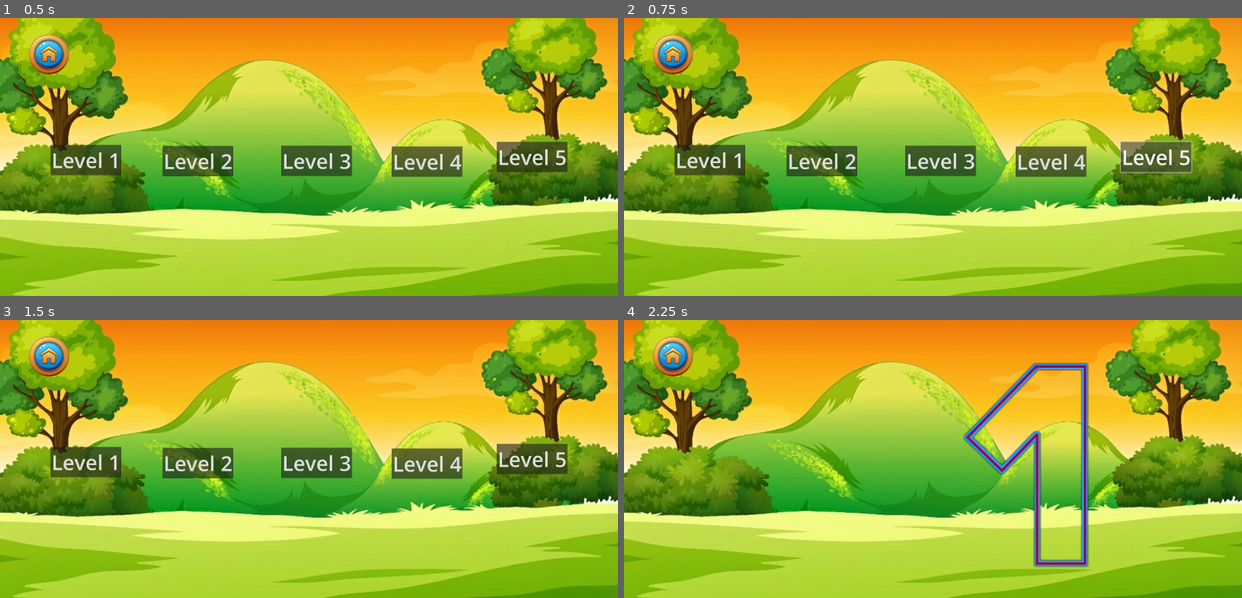
Above: before the commit, frames 1-4 (two rows, left to right).
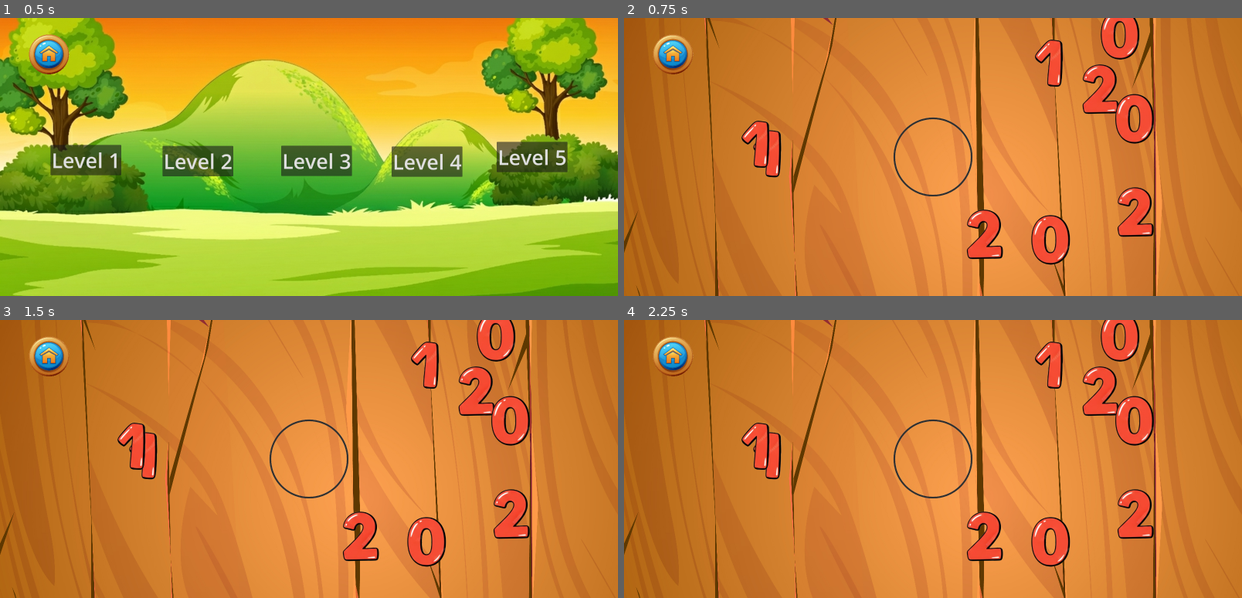
Above: after the commit, the same moments.

Repository: PramodCody/Kids_Classium
Game: Godot game, scene res://01_Main_Screen/02_Levels_Collection/scenes/levels_collection.tscn
Two runs of this game, one before a commit and one after it. Both use one fixed random seed, a clock stepped at 60 frames per second and the inputs below. This scene is started directly instead of the project's main scene. Sound files missing from this copy of the repository are replaced by a short silence.
Inputs (mouse positions are in pixels of both pictures, inside the frame that each line leads up to):
- Up to frame 1 (0.5 s): no input
- Up to frame 2 (0.75 s): click "Level 5" at 0.5 s
- Up to frame 3 (1.5 s): click (49, 356) at 1.25 s
- Up to frame 4 (2.25 s): click (710, 461) at 2 s, where only the run before the commit has a clickable "Level 1"

Frame 1 is identical in both runs. In frame 2, 99% of the frame differs, in the area x 0-100%, y 0-100%; in frame 3, 99%; in frame 4, 99%.

Commit message:
Drag&Drop_Game Prototype Completed

Diff:
--- a/01_Main_Screen/02_Levels_Collection/scripts/levels_collection.gd
+++ b/01_Main_Screen/02_Levels_Collection/scripts/levels_collection.gd
@@ -18,4 +18,4 @@
 
 
 func _on_button_5_pressed() -> void:
-	pass # Replace with function body.
+	get_tree().change_scene_to_file("res://06_Drag&Drop_Game/scene/dragging_1.tscn")
--- /dev/null
+++ b/06_Drag&Drop_Game/commons/one.gd
@@ -0,0 +1,52 @@
+extends Sprite2D
+
+@export var Number : int
+@export var Mission_Position : Vector2
+signal mission_Completed
+
+var isPressed = false
+var is_Mission_Accomplished = false
+
+func get_random_position() -> Vector2:
+	# 1. Define all your forbidden rectangles in an Array
+	var forbidden_zones = [
+		Rect2(950, 290, 500, 500),   # Zone 1  #Position (1000,460), Size (400,160)
+		Rect2(66, 20, 250, 250),   # Zone 2
+	]
+
+	var pos = Vector2.ZERO
+	var is_invalid = true
+
+	# 2. Keep picking a new position until it is safe from ALL zones
+	while is_invalid:
+		# Pick a random point
+		pos = Vector2(randf_range(100, 2100), randf_range(50, 1030))
+
+		# Assume it's valid until proven otherwise
+		is_invalid = false
+
+		# Check against every rectangle in the array
+		for rect in forbidden_zones:
+			if rect.has_point(pos):
+				is_invalid = true # It hit a box!
+				break # Stop checking other boxes, pick a new position and restart loop
+
+	return pos
+
+func _on_area_2d_input_event(viewport: Node, event: InputEvent, shape_idx: int) -> void:
+	if event is InputEventScreenTouch and event.is_pressed():
+		isPressed = true
+
+	if !is_Mission_Accomplished:
+		if event is InputEventScreenDrag and isPressed:
+			position = event.position
+
+func _on_area_2d_area_entered(area: Area2D) -> void:
+	if area.name == "Mission_Area":
+		var random_pos = get_random_position()
+		if Number == 1:
+			position = Vector2(randf_range(1180, 1220), 540)
+			is_Mission_Accomplished = true
+			mission_Completed.emit()
+		else:
+			position = random_pos
--- /dev/null
+++ b/06_Drag&Drop_Game/commons/one.tscn
@@ -0,0 +1,22 @@
+[gd_scene load_steps=4 format=3 uid="uid://dklj5mj25jrg7"]
+
+[ext_resource type="Texture2D" uid="uid://sdpcqwaw4ps1" path="res://06_Drag&Drop_Game/assests/images/one.png" id="1_kt3ld"]
+[ext_resource type="Script" uid="uid://dflkwvjkypour" path="res://06_Drag&Drop_Game/commons/one.gd" id="2_55cvh"]
+
+[sub_resource type="RectangleShape2D" id="RectangleShape2D_55cvh"]
+size = Vector2(109, 185)
+
+[node name="One" type="Sprite2D"]
+texture = ExtResource("1_kt3ld")
+script = ExtResource("2_55cvh")
+Number = 1
+Mission_Position = Vector2(1200, 540)
+
+[node name="Area2D" type="Area2D" parent="."]
+
+[node name="CollisionShape2D" type="CollisionShape2D" parent="Area2D"]
+position = Vector2(-4.5, 6.5)
+shape = SubResource("RectangleShape2D_55cvh")
+
+[connection signal="area_entered" from="Area2D" to="." method="_on_area_2d_area_entered"]
+[connection signal="input_event" from="Area2D" to="." method="_on_area_2d_input_event"]
--- /dev/null
+++ b/06_Drag&Drop_Game/commons/two.tscn
@@ -0,0 +1,22 @@
+[gd_scene load_steps=4 format=3 uid="uid://bpudfa4t86mjh"]
+
+[ext_resource type="Texture2D" uid="uid://c30rosjkc0ley" path="res://06_Drag&Drop_Game/assests/images/two.png" id="1_f2wuq"]
+[ext_resource type="Script" uid="uid://dflkwvjkypour" path="res://06_Drag&Drop_Game/commons/one.gd" id="2_ruf2c"]
+
+[sub_resource type="RectangleShape2D" id="RectangleShape2D_ruf2c"]
+size = Vector2(146, 198)
+
+[node name="Two" type="Sprite2D"]
+texture = ExtResource("1_f2wuq")
+script = ExtResource("2_ruf2c")
+Number = 2
+Mission_Position = Vector2(150, 540)
+
+[node name="Area2D" type="Area2D" parent="."]
+
+[node name="CollisionShape2D" type="CollisionShape2D" parent="Area2D"]
+position = Vector2(-2, -3)
+shape = SubResource("RectangleShape2D_ruf2c")
+
+[connection signal="area_entered" from="Area2D" to="." method="_on_area_2d_area_entered"]
+[connection signal="input_event" from="Area2D" to="." method="_on_area_2d_input_event"]
--- /dev/null
+++ b/06_Drag&Drop_Game/commons/zero.tscn
@@ -0,0 +1,21 @@
+[gd_scene load_steps=4 format=3 uid="uid://dnbb1hrcu3xmb"]
+
+[ext_resource type="Texture2D" uid="uid://b3qwyax3ggtjl" path="res://06_Drag&Drop_Game/assests/images/zero.png" id="1_5qt5e"]
+[ext_resource type="Script" uid="uid://dflkwvjkypour" path="res://06_Drag&Drop_Game/commons/one.gd" id="2_bw275"]
+
+[sub_resource type="RectangleShape2D" id="RectangleShape2D_bw275"]
+size = Vector2(155, 190)
+
+[node name="Zero" type="Sprite2D"]
+texture = ExtResource("1_5qt5e")
+script = ExtResource("2_bw275")
+Mission_Position = Vector2(2250, 540)
+
+[node name="Area2D" type="Area2D" parent="."]
+
+[node name="CollisionShape2D" type="CollisionShape2D" parent="Area2D"]
+position = Vector2(2.5, 1)
+shape = SubResource("RectangleShape2D_bw275")
+
+[connection signal="area_entered" from="Area2D" to="." method="_on_area_2d_area_entered"]
+[connection signal="input_event" from="Area2D" to="." method="_on_area_2d_input_event"]
--- /dev/null
+++ b/06_Drag&Drop_Game/scene/dragging_1.tscn
@@ -0,0 +1,113 @@
+[gd_scene load_steps=12 format=3 uid="uid://b54nenep6i1vx"]
+
+[ext_resource type="Texture2D" uid="uid://dq7d0ahqf5vk7" path="res://06_Drag&Drop_Game/assests/images/dragdrop_bg.jpg" id="1_8rxyd"]
+[ext_resource type="Script" uid="uid://cipgmyt0pnyi2" path="res://06_Drag&Drop_Game/scripts/dragging_1.gd" id="1_arlxh"]
+[ext_resource type="Texture2D" uid="uid://dn28vrk6t3p05" path="res://06_Drag&Drop_Game/assests/images/circle.png" id="3_edims"]
+[ext_resource type="Texture2D" uid="uid://ddl1lxmss11g7" path="res://01_Main_Screen/01_Menu_Screen/assests/images/Retry_Button.png" id="4_nrtjl"]
+[ext_resource type="Script" uid="uid://f672qfeu3vap" path="res://00_Global_Commons/scripts/retry_button.gd" id="5_xv4jm"]
+[ext_resource type="Texture2D" uid="uid://cdpda6p7rl51a" path="res://01_Main_Screen/01_Menu_Screen/assests/images/Next_Button.png" id="6_jjdvn"]
+[ext_resource type="Script" uid="uid://ctl5iy8316l1o" path="res://00_Global_Commons/scripts/next_button.gd" id="7_ut6x4"]
+[ext_resource type="Texture2D" uid="uid://do451oqvtmxxh" path="res://01_Main_Screen/01_Menu_Screen/assests/images/Home_Button.png" id="8_6iast"]
+[ext_resource type="Script" uid="uid://f80gok7fjyoh" path="res://00_Global_Commons/scripts/home_button.gd" id="9_5kpxv"]
+[ext_resource type="AudioStream" uid="uid://b2wofwutebcjk" path="res://01_Main_Screen/01_Menu_Screen/assests/sounds/Button_Sound.mp3" id="10_hgkph"]
+
+[sub_resource type="CircleShape2D" id="CircleShape2D_edims"]
+radius = 60.827625
+
+[node name="Dragging_1" type="Control"]
+layout_mode = 3
+anchors_preset = 15
+anchor_right = 1.0
+anchor_bottom = 1.0
+grow_horizontal = 2
+grow_vertical = 2
+mouse_filter = 1
+script = ExtResource("1_arlxh")
+metadata/_edit_use_anchors_ = true
+
+[node name="TextureRect" type="TextureRect" parent="."]
+layout_mode = 1
+anchors_preset = 15
+anchor_right = 1.0
+anchor_bottom = 1.0
+grow_horizontal = 2
+grow_vertical = 2
+texture = ExtResource("1_8rxyd")
+expand_mode = 2
+stretch_mode = 4
+metadata/_edit_use_anchors_ = true
+
+[node name="Mission_Circle" type="Sprite2D" parent="."]
+position = Vector2(1200, 540)
+texture = ExtResource("3_edims")
+
+[node name="Mission_Area" type="Area2D" parent="Mission_Circle"]
+
+[node name="CollisionShape2D" type="CollisionShape2D" parent="Mission_Circle/Mission_Area"]
+shape = SubResource("CircleShape2D_edims")
+
+[node name="Level_Control" type="Control" parent="."]
+layout_mode = 1
+anchors_preset = 15
+anchor_right = 1.0
+anchor_bottom = 1.0
+grow_horizontal = 2
+grow_vertical = 2
+mouse_filter = 1
+metadata/_edit_use_anchors_ = true
+metadata/_edit_group_ = true
+
+[node name="Retry_Button" type="TextureButton" parent="Level_Control"]
+modulate = Color(1, 1, 1, 0.78431374)
+layout_mode = 0
+offset_left = 1900.0
+offset_top = 830.0
+offset_right = 2100.0
+offset_bottom = 1030.0
+texture_normal = ExtResource("4_nrtjl")
+ignore_texture_size = true
+stretch_mode = 4
+script = ExtResource("5_xv4jm")
+Target_Scene = "res://06_Drag&Drop_Game/scene/dragging_1.tscn"
+
+[node name="Next_Button" type="TextureButton" parent="Level_Control"]
+modulate = Color(1, 1, 1, 0.78431374)
+layout_mode = 0
+offset_left = 2100.0
+offset_top = 830.0
+offset_right = 2300.0
+offset_bottom = 1030.0
+texture_normal = ExtResource("6_jjdvn")
+ignore_texture_size = true
+stretch_mode = 4
+script = ExtResource("7_ut6x4")
+
+[node name="Home_Button" type="TextureButton" parent="Level_Control"]
+layout_mode = 0
+offset_left = 100.0
+offset_top = 50.0
+offset_right = 280.0
+offset_bottom = 230.0
+texture_normal = ExtResource("8_6iast")
+ignore_texture_size = true
+stretch_mode = 4
+script = ExtResource("9_5kpxv")
+
+[node name="Button_Sound" type="AudioStreamPlayer2D" parent="Level_Control"]
+stream = ExtResource("10_hgkph")
+
+[node name="Forbidden_Rectangle" type="ColorRect" parent="."]
+visible = false
+modulate = Color(1, 1, 1, 0.3529412)
+layout_mode = 0
+offset_left = 66.0
+offset_top = 20.0
+offset_right = 316.0
+offset_bottom = 270.0
+
+[connection signal="button_down" from="Level_Control/Retry_Button" to="Level_Control/Retry_Button" method="_on_button_down"]
+[connection signal="button_up" from="Level_Control/Retry_Button" to="Level_Control/Retry_Button" method="_on_button_up"]
+[connection signal="button_down" from="Level_Control/Next_Button" to="Level_Control/Next_Button" method="_on_button_down"]
+[connection signal="button_up" from="Level_Control/Next_Button" to="Level_Control/Next_Button" method="_on_button_up"]
+[connection signal="button_down" from="Level_Control/Home_Button" to="Level_Control/Home_Button" method="_on_button_down"]
+[connection signal="button_up" from="Level_Control/Home_Button" to="Level_Control/Home_Button" method="_on_button_up"]
--- /dev/null
+++ b/06_Drag&Drop_Game/scripts/dragging_1.gd
@@ -0,0 +1,75 @@
+extends Control
+var is_Mission_Area2d_Entered : bool
+var mission_counter = 0
+
+var zero_template = preload("res://06_Drag&Drop_Game/commons/zero.tscn")
+var one_template = preload("res://06_Drag&Drop_Game/commons/one.tscn")
+var two_template = preload("res://06_Drag&Drop_Game/commons/two.tscn")
+
+#func get_random_position() -> Vector2:
+	#var forbidden_rect = Rect2(950, 290, 500, 500) # Position (1000,460), Size (400,160)
+	#var pos = Vector2(randf_range(100, 2100), randf_range(50, 1030))
+	#
+	## If the point is inside the rect, try again (recursion)
+	#if forbidden_rect.has_point(pos):
+		#return get_random_position()
+		#
+	#return pos
+
+func get_random_position() -> Vector2:
+	# 1. Define all your forbidden rectangles in an Array
+	var forbidden_zones = [
+		Rect2(950, 290, 500, 500),   # Zone 1  #Position (1000,460), Size (400,160)
+		Rect2(66, 20, 250, 250),   # Zone 2
+	]
+
+	var pos = Vector2.ZERO
+	var is_invalid = true
+
+	# 2. Keep picking a new position until it is safe from ALL zones
+	while is_invalid:
+		# Pick a random point
+		pos = Vector2(randf_range(100, 2100), randf_range(50, 1030))
+
+		# Assume it's valid until proven otherwise
+		is_invalid = false
+
+		# Check against every rectangle in the array
+		for rect in forbidden_zones:
+			if rect.has_point(pos):
+				is_invalid = true # It hit a box!
+				break # Stop checking other boxes, pick a new position and restart loop
+
+	return pos
+
+func spawn_zero():
+	var new_zero = zero_template.instantiate()
+	add_child(new_zero)
+	var random_pos = get_random_position()
+	new_zero.position = random_pos
+
+func spawn_one():
+	var new_one = one_template.instantiate()
+	add_child(new_one)
+	var random_pos = get_random_position()
+	new_one.position = random_pos
+	new_one.mission_Completed.connect(on_mission_accomplished)
+
+
+func spawn_two():
+	var new_two = two_template.instantiate()
+	add_child(new_two)
+	var random_pos = get_random_position()
+	new_two.position = random_pos
+
+func _ready() -> void:
+	for i in 3:
+		spawn_zero()
+		spawn_one()
+		spawn_two()
+
+func on_mission_accomplished():
+	mission_counter += 1
+	if mission_counter == 3:
+		$Level_Control/Retry_Button.show_with_fade()
+		$Level_Control/Next_Button.show_with_fade()
--- a/project.godot
+++ b/project.godot
@@ -22,6 +22,16 @@
 window/size/viewport_height=1080
 window/stretch/mode="viewport"
 
+[input]
+
+ui_left={
+"deadzone": 0.5,
+"events": [Object(InputEventKey,"resource_local_to_scene":false,"resource_name":"","device":0,"window_id":0,"alt_pressed":false,"shift_pressed":false,"ctrl_pressed":false,"meta_pressed":false,"pressed":false,"keycode":4194319,"physical_keycode":0,"key_label":0,"unicode":0,"location":0,"echo":false,"script":null)
+, Object(InputEventJoypadButton,"resource_local_to_scene":false,"resource_name":"","device":0,"button_index":13,"pressure":0.0,"pressed":false,"script":null)
+, Object(InputEventJoypadMotion,"resource_local_to_scene":false,"resource_name":"","device":0,"axis":0,"axis_value":-1.0,"script":null)
+, null]
+}
+
 [input_devices]
 
 pointing/emulate_touch_from_mouse=true
Binary file added: 05_Hide&Seek_Game/two.png
Not shown, added: 05_Hide&Seek_Game/two.png.import
Binary file added: 05_Hide&Seek_Game/zero.png
Not shown, added: 05_Hide&Seek_Game/zero.png.import
Binary file added: 06_Drag&Drop_Game/assests/images/circle.png
Not shown, added: 06_Drag&Drop_Game/assests/images/circle.png.import
Binary file added: 06_Drag&Drop_Game/assests/images/dragdrop_bg.jpg
Not shown, added: 06_Drag&Drop_Game/assests/images/dragdrop_bg.jpg.import
Binary file added: 06_Drag&Drop_Game/assests/images/one.png
Not shown, added: 06_Drag&Drop_Game/assests/images/one.png.import
Binary file added: 06_Drag&Drop_Game/assests/images/two.png
Not shown, added: 06_Drag&Drop_Game/assests/images/two.png.import
(and 6 more such lines)
